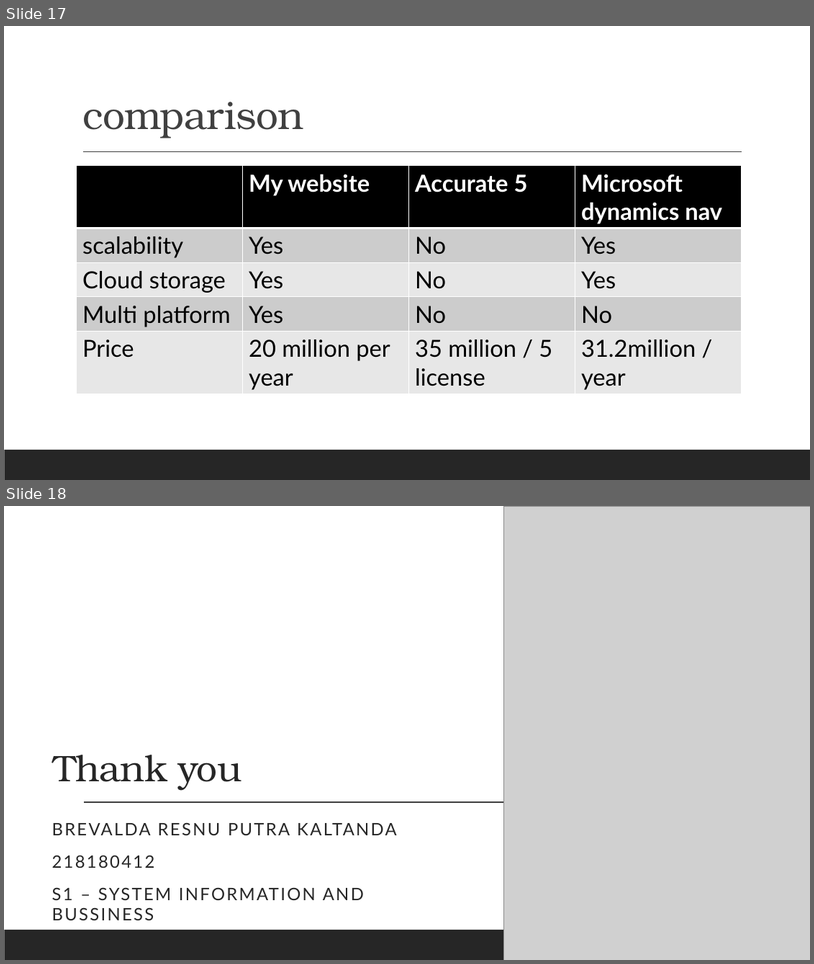
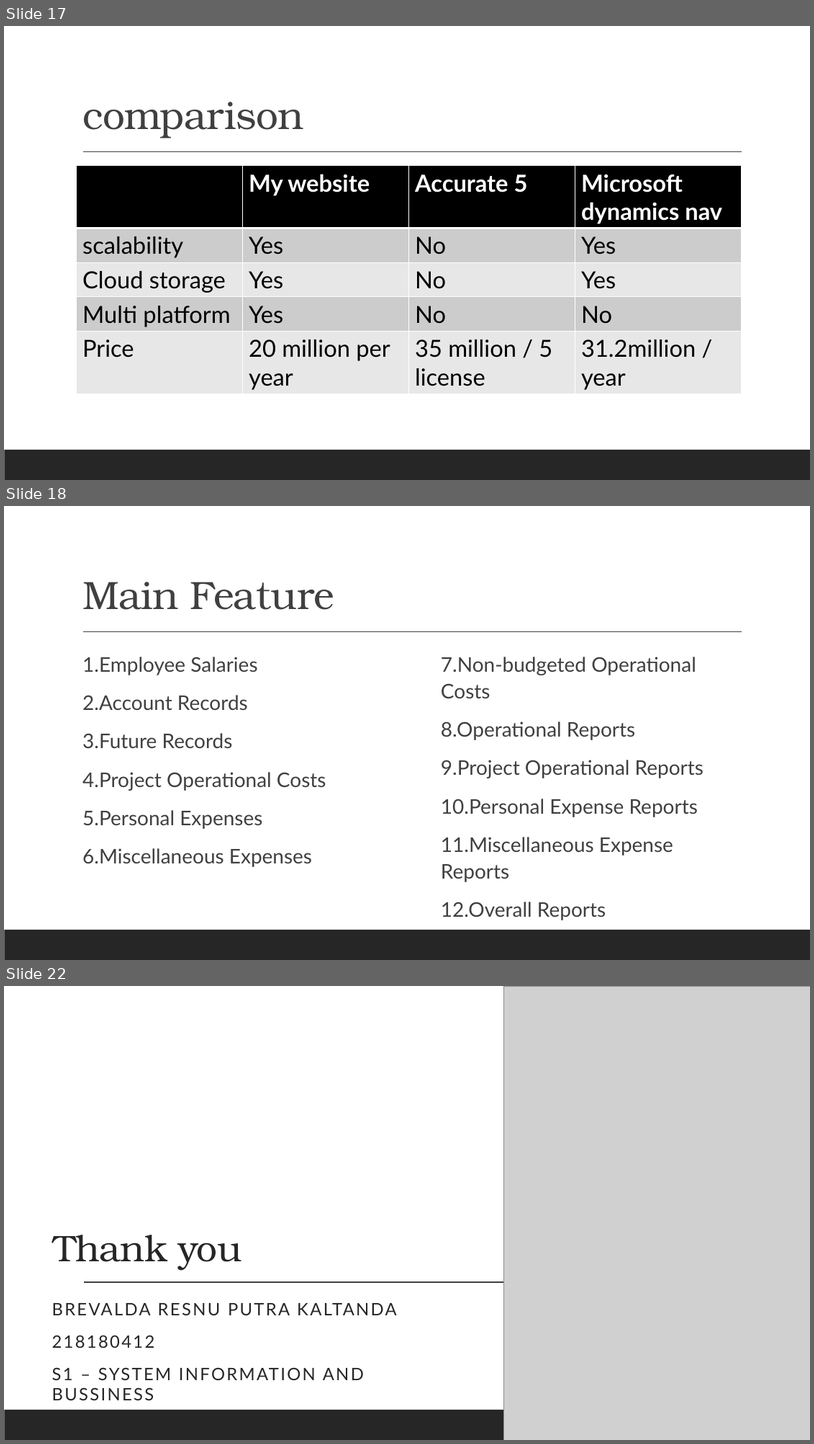
Before and after one commit to Brevalda1/financebrevaldabaru, a slide deck: perbaikanONLINE COMPANY EXPENSE RECORDING WEBSITE BASED ON MULTI-COMPANY.pptx. Shown one above the other, each under a label of ours: slides 17 and 18 before the commit, slides 17, 18 and 22 after it; the slides between them are not shown. The pictures are 814x964 and 814x1444 pixels, drawn with LibreOffice and Linux fonts; fonts in the diff are those of the drawing; grey boxes stand for pictures. Boxes give left, top, right and bottom in pixels: in the first picture for what was removed or moved away, otherwise in the second. Text is boxed around its words. In the diff, an @@ line names an element or a change of style, - is before the commit and + after.

```diff
--- a/perbaikanONLINE COMPANY EXPENSE RECORDING WEBSITE BASED ON MULTI-COMPANY.pptx
+++ b/perbaikanONLINE COMPANY EXPENSE RECORDING WEBSITE BASED ON MULTI-COMPANY.pptx
@@ slide 18 added at (4,506,810,960), background #FFFFFF; not listed: 2 template elements that a slide beside it also shows @@
@@ title added at (82,582,334,610), 47 pt, text #404040 @@
+Main Feature
@@ text added at (82,656,327,867), 24 pt, text #404040 @@
+  1.Employee Salaries
+  2.Account Records
+  3.Future Records
+  4.Project Operational Costs
+  5.Personal Expenses
+  6.Miscellaneous Expenses
@@ text added at (441,656,704,920), 24 pt, text #404040 @@
+  7.Non-budgeted Operational Costs
+  8.Operational Reports
+  9.Project Operational Reports
+  10.Personal Expense Reports
+  11.Miscellaneous Expense Reports
+  12.Overall Reports
@@ what was slide 18 is now slide 22 @@
```
Also in this commit, not shown: 3 other slides added.
